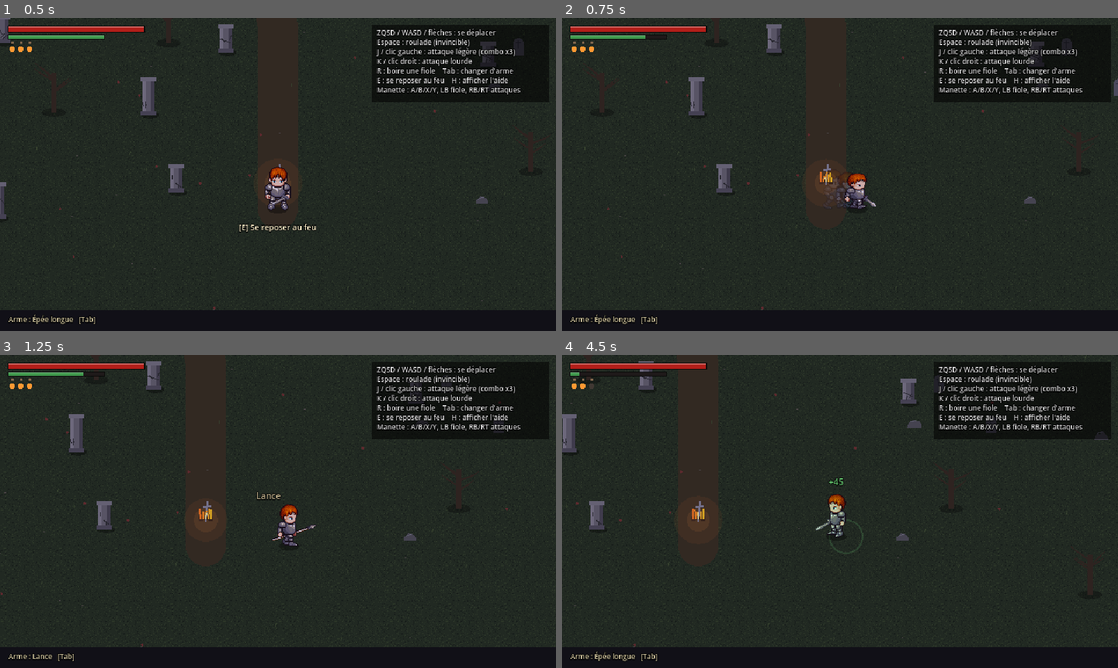
Above: before the commit, frames 1-4 (two rows, left to right).
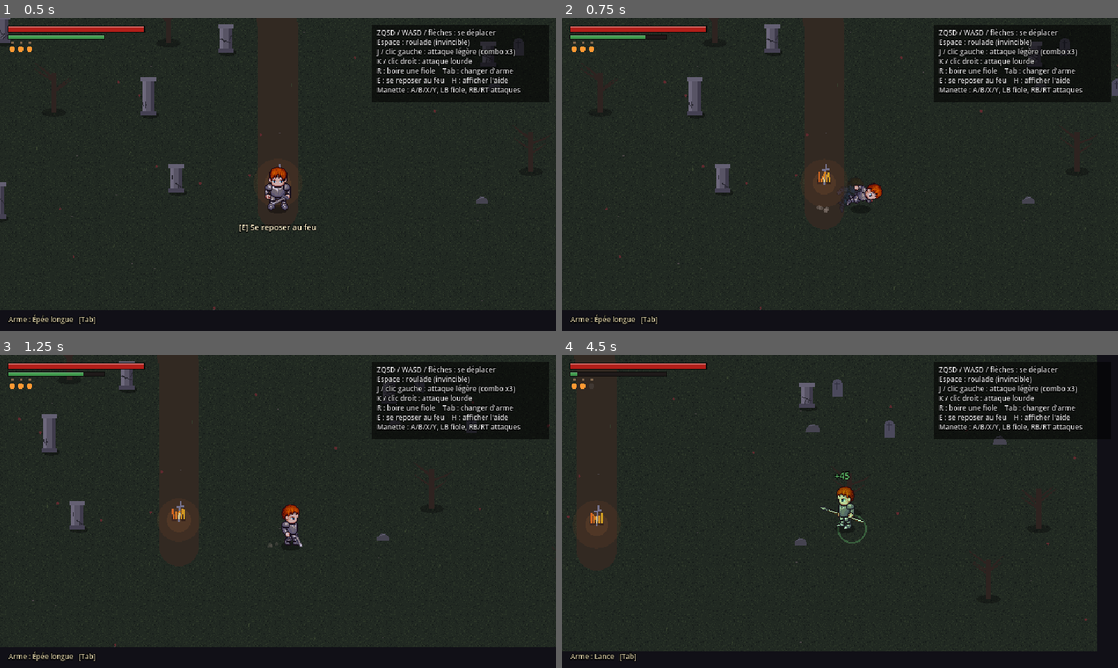
Above: after the commit, the same moments.

Repository: Hoplytes/souls-like-proto
Game: Godot game, scene res://scenes/main.tscn
The game is run twice, just before and just after one commit, with the same random seed, the same clock (stepped at 60 frames per second) and the same inputs.
Inputs (mouse positions are in pixels of both pictures, inside the frame that each line leads up to):
- Up to frame 1 (0.5 s): no input
- Up to frame 2 (0.75 s): tap Enter at 0.5 s; move the mouse to (962, 158) at 0.52 s; hold D (move_right) from 0.53 s (still down); tap Space (roll) at 0.6 s; click (962, 158) at 0.67 s
- Up to frame 3 (1.25 s): keep holding D (move_right); tap Tab (switch_weapon) at 0.8 s
- Up to frame 4 (4.5 s): move the mouse to (728, 527) at 1.27 s; release D (move_right) at 1.28 s; hold S (move_down) 1.28-2.03 s; tap Tab (switch_weapon) at 1.35, 2.3, 3.8 s; tap Space (roll) at 1.55, 3.05 s; move the mouse to (895, 442) at 2.02 s; hold D (move_right) 2.03-2.78 s; tap K (attack_heavy) at 2.1 s; move the mouse to (812, 574) at 2.77 s; hold W (move_up) 2.78-3.53 s; tap J (attack_light) at 2.85 s; click (812, 574) at 2.92 s; move the mouse to (1006, 558) at 3.52 s; hold A (move_left) from 3.53 s (still down); tap R (heal) at 3.6 s; move the mouse to (673, 464) at 4.27 s; tap E (interact) at 4.35 s

Frame 1 is identical in both runs. In frame 2, 1.1% of the frame differs, in the area x 3-100%, y 0-94%; in frame 3, 3.8%; in frame 4, 8.5%, in the area x 0-100%, y 0-98%.

Commit message:
Roulade plus longue avec une vraie animation de culbute
La roulade parcourt environ 110 px au lieu de 70. Le chevalier s'accroupit,
fait une culbute ramassée (rotation sur les côtés, écrasement vers le haut
et le bas), puis se réceptionne, avec de la poussière au départ et à
l'arrivée. Ajoute l'animation de saut LPC aux planches de sprites.

Co-Authored-By: Claude Opus 5.5 <noreply@anthropic.com>
Claude-Session: https://claude.ai/code/session_014orcnKYctnpWdF1zd7Q9Ro

Diff:
--- a/assets/sprites/layout.json
+++ b/assets/sprites/layout.json
@@ -25,6 +25,11 @@
    "name": "hurt",
    "frames": 6,
    "rows": 1
+  },
+  {
+   "name": "jump",
+   "frames": 5,
+   "rows": 4
   }
  ]
 }
--- a/scripts/fx.gd
+++ b/scripts/fx.gd
@@ -56,6 +56,13 @@
 	f.z_index = -1  # on the ground, under the characters
 	return f
 
+## Little dust puffs kicked up at the start and end of a roll.
+static func dust(parent: Node, pos: Vector2, push: Vector2) -> void:
+	var f := _make(parent, pos, "dust", Color(0.65, 0.6, 0.5, 0.7), 0.35)
+	f.z_index = -1
+	for i in 5:
+		f.seed_dirs.append(push * randf_range(4, 12) + Vector2(randf_range(-7, 7), randf_range(-3, 2)))
+
 static func float_text(parent: Node, pos: Vector2, text: String, col: Color) -> void:
 	var l := Label.new()
 	l.text = text
@@ -109,6 +116,9 @@
 		"spark":
 			for d in seed_dirs:
 				draw_line(d * t * 0.6, d * (0.4 + t), c, 1.5)
+		"dust":
+			for d in seed_dirs:
+				draw_circle(d * (0.4 + t), 2.5 * (1.0 - t) + 1.0, c)
 		"ring":
 			draw_arc(Vector2.ZERO, lerpf(r0, r1, t), 0, TAU, 40, c, width)
 		"arc":
--- a/scripts/lpc_sprite.gd
+++ b/scripts/lpc_sprite.gd
@@ -9,13 +9,14 @@
 const CELL := 128
 const FEET := Vector2(64, 94)  # where the feet sit inside a cell
 const COLS := 9
-const ROWS := 17
+const ROWS := 21
 const ANIMS := {
 	"idle": {"row": 0, "frames": 2, "dirs": 4},
 	"walk": {"row": 4, "frames": 9, "dirs": 4},
 	"slash": {"row": 8, "frames": 6, "dirs": 4},
 	"thrust": {"row": 12, "frames": 8, "dirs": 4},
 	"hurt": {"row": 16, "frames": 6, "dirs": 1},
+	"jump": {"row": 17, "frames": 5, "dirs": 4},  # used for the roll
 }
 enum Dir { UP, LEFT, DOWN, RIGHT }
 
@@ -28,6 +29,13 @@
 var _frame := 0
 var _done := false
 var _layers: Array[Sprite2D] = []
+## Height above the feet that rotation and scaling pivot around.
+var pivot := 0.0:
+	set(v):
+		pivot = v
+		position.y = -v
+		for s in _layers:
+			s.offset = -FEET + Vector2(0, v)
 
 func set_layers(paths: Array) -> void:
 	for s in _layers:
@@ -39,7 +47,7 @@
 		var s := Sprite2D.new()
 		s.texture = load(p)
 		s.centered = false
-		s.offset = -FEET
+		s.offset = -FEET + Vector2(0, pivot)
 		s.hframes = COLS
 		s.vframes = ROWS
 		add_child(s)
--- a/scripts/player.gd
+++ b/scripts/player.gd
@@ -8,8 +8,8 @@
 enum State { FREE, ROLL, ATTACK, HEAL, STAGGER, DEAD }
 
 const SPEED := 95.0
-const ROLL_TIME := 0.42
-const ROLL_IFRAMES := Vector2(0.03, 0.32)
+const ROLL_TIME := 0.48
+const ROLL_IFRAMES := Vector2(0.03, 0.36)
 const ROLL_COST := 22.0
 const STAMINA_REGEN := 55.0
 const STAMINA_DELAY := 0.5
@@ -30,6 +30,7 @@
 var _buffer_t := 0.0
 var _roll_dir := Vector2.ZERO
 var _ghost_t := 0.0
+var _landed := false
 var _atk: Dictionary
 var _atk_kind := ""
 var _atk_phase := 0
@@ -43,6 +44,7 @@
 	collision_layer = 2
 	collision_mask = 1 | 4
 	setup_body(_layers_for(weapon), 8)
+	sprite.pivot = 22.0  # rotate around the body's centre, for the roll
 	sprite.play("idle", 2.0)
 
 func _layers_for(w: String) -> Array:
@@ -107,7 +109,7 @@
 func _to_free() -> void:
 	state = State.FREE
 	_t = 0.0
-	sprite.scale = Vector2.ONE
+	_reset_sprite()
 
 # --- free movement -------------------------------------------------------
 
@@ -154,26 +156,59 @@
 func _start_roll(input: Vector2) -> void:
 	state = State.ROLL
 	_t = 0.0
+	_ghost_t = 0.08
+	_landed = false
 	_roll_dir = input.normalized() if input != Vector2.ZERO else facing
 	facing = _roll_dir
 	sprite.set_dir(LpcSprite.dir_from_vector(_roll_dir))
-	sprite.play("walk", 26.0, true, true)
-
+	sprite.play("jump", 0.0, false, true)
+	sprite.set_frame(1)
+	Fx.dust(get_parent(), global_position, -_roll_dir)
+
+## The roll: crouch, a full tumble while tucked, then a crouched landing.
+## Sideways it spins; up or down it squashes like a forward roll.
 func _roll(delta: float) -> void:
 	var k := _t / ROLL_TIME
-	velocity = _roll_dir * lerpf(270.0, 70.0, k)
-	sprite.scale = Vector2(1.0 + 0.12 * sin(k * PI), 1.0 - 0.18 * sin(k * PI))
-	_ghost_t -= delta
-	if _ghost_t <= 0.0:
-		_ghost_t = 0.05
-		_spawn_ghost()
+	velocity = _roll_dir * lerpf(300.0, 90.0, k * k)  # ~110 px
+	var tumble := clampf((k - 0.12) / 0.68, 0.0, 1.0)  # 0..1 during the tucked part
+	var sideways := absf(_roll_dir.x) > absf(_roll_dir.y)
+	if k < 0.12:
+		sprite.set_frame(1)
+		sprite.scale = Vector2(1.1, 0.85)
+	elif k < 0.8:
+		sprite.set_frame(3 if fmod(tumble * 4.0, 2.0) < 1.0 else 2)
+		sprite.position.y = -sprite.pivot + 9.0  # tucked frames are drawn mid-air: bring them to the ground
+		if sideways:
+			sprite.rotation = signf(_roll_dir.x) * tumble * TAU
+			sprite.scale = Vector2(0.9, 0.9)
+		else:
+			var c := cos(tumble * TAU * 2.0)  # two quick flips read as a forward roll
+			sprite.scale = Vector2(1.05, 0.5 + 0.45 * absf(c))
+			sprite.position.x = sin(tumble * TAU) * 2.0
+	else:
+		_reset_sprite()
+		sprite.set_frame(1 if k < 0.92 else 0)
+		sprite.scale = Vector2(1.08, 0.9) if k < 0.92 else Vector2.ONE
+		if not _landed:
+			_landed = true
+			Fx.dust(get_parent(), global_position, _roll_dir * 0.5)
+	if k < 0.8:
+		_ghost_t -= delta
+		if _ghost_t <= 0.0:
+			_spawn_ghost()
+			_ghost_t = 0.07
 	if _t >= ROLL_TIME:
 		_to_free()
+
+func _reset_sprite() -> void:
+	sprite.scale = Vector2.ONE
+	sprite.rotation = 0.0
+	sprite.position = Vector2(0, -sprite.pivot)
 
 func _spawn_ghost() -> void:
 	var g := sprite.duplicate()
 	g.set_process(false)
-	g.modulate = Color(0.6, 0.75, 1.0, 0.5)
+	g.modulate = Color(0.35, 0.45, 0.85, 0.35)
 	g.global_position = sprite.global_position
 	g.z_index = -1
 	get_parent().add_child(g)
@@ -291,13 +326,13 @@
 	state = State.STAGGER
 	_t = 0.0
 	sprite.modulate = Color.WHITE
-	sprite.scale = Vector2.ONE
+	_reset_sprite()
 	sprite.play("idle", 0.0)
 
 func die() -> void:
 	state = State.DEAD
 	sprite.modulate = Color.WHITE
-	sprite.scale = Vector2.ONE
+	_reset_sprite()
 	super.die()
 
 func rest() -> void:
--- a/tools/autotest.gd
+++ b/tools/autotest.gd
@@ -42,6 +42,23 @@
 	await _wait(0.12)
 	await _shot("04_roll")
 	await _wait(1.0)
+	# Roll sideways and downwards in a clear spot, capturing the tumble.
+	var back := p.global_position
+	p.global_position = Vector2(250, 1250)
+	await _wait(0.6)
+	for dir in ["move_right", "move_down"]:
+		var start := p.global_position
+		Input.action_press(dir)
+		await _press("roll", 0.05)
+		for i in 5:
+			await _wait(0.08)
+			await _shot("roll_%s_%d" % [dir, i])
+		Input.action_release(dir)
+		await _wait(0.4)
+		log_lines.append("roll %s distance %.0f" % [dir, p.global_position.distance_to(start)])
+		await _wait(0.6)
+	p.global_position = back
+	await _wait(0.3)
 	await _press("switch_weapon")
 	await _press("attack_heavy")
 	await _wait(0.4)
Binary file changed: assets/sprites/knight.png
Binary file changed: assets/sprites/orc.png
Binary file changed: assets/sprites/skeleton.png
Binary file changed: assets/sprites/spear_bg.png
Binary file changed: assets/sprites/spear_fg.png
Binary file changed: assets/sprites/sword_bg.png
Binary file changed: assets/sprites/sword_fg.png
